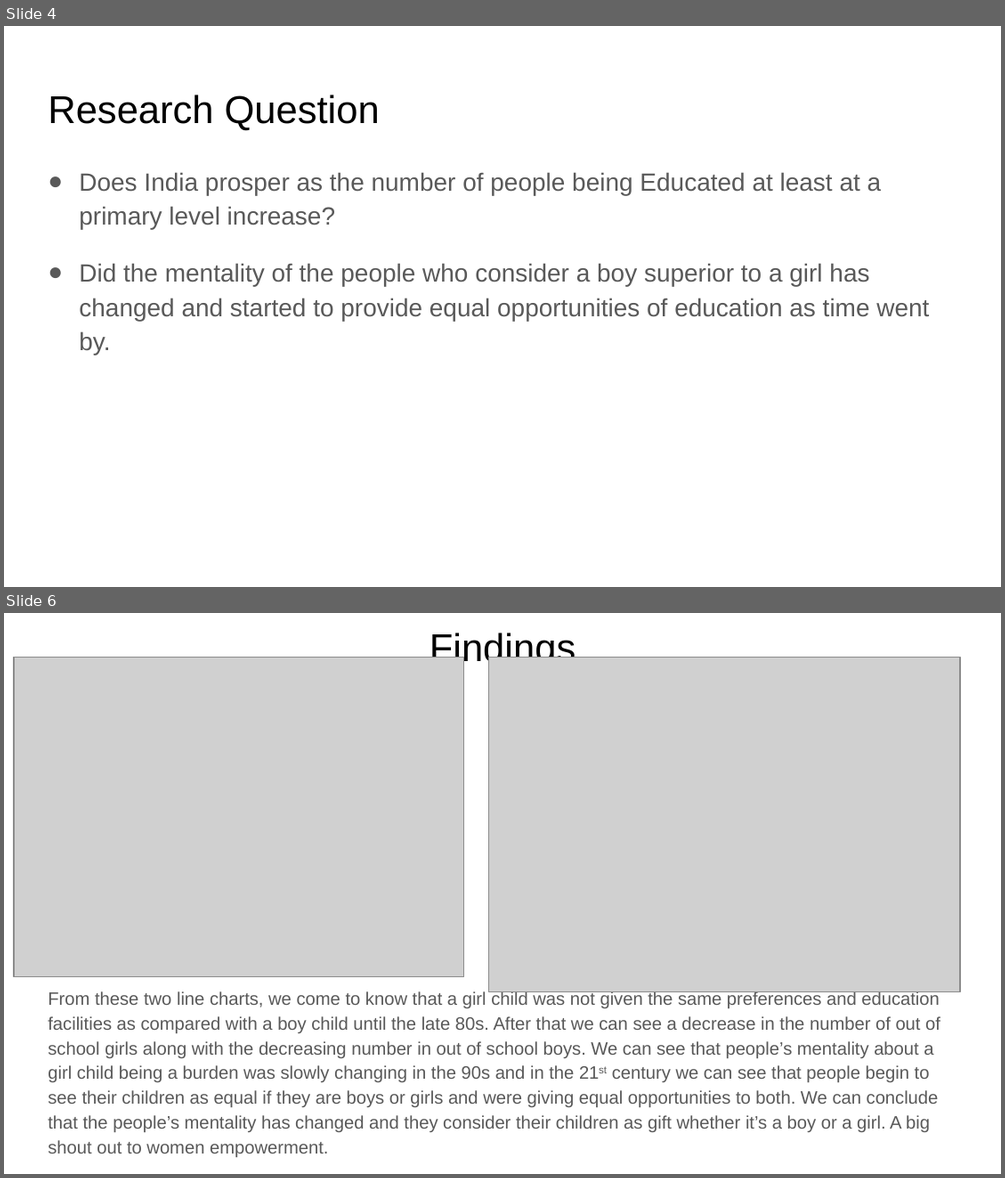
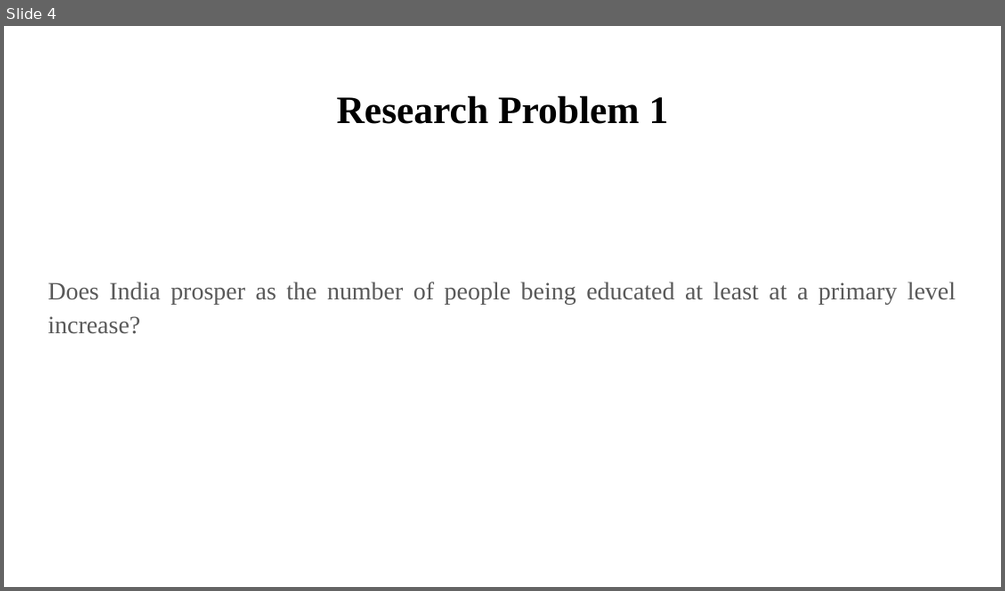
Before and after one commit to Rohithsoman/EdX-Python4DS, a slide deck: DSE 200X_ Mini Project Presentation - Rohith Soman.pptx. Shown one above the other, each under a label of ours: slides 4 and 6 before the commit, slide 4 after it; the slides between them are not shown. The pictures are 1005x1178 and 1005x591 pixels, drawn with LibreOffice and Linux fonts; fonts in the diff are those of the drawing; grey boxes stand for pictures. Boxes give left, top, right and bottom in pixels: in the first picture for what was removed or moved away, otherwise in the second. Text is boxed around its words. In the diff, an @@ line names an element or a change of style, - is before the commit and + after.

```diff
--- a/DSE 200X_ Mini Project Presentation - Rohith Soman.pptx
+++ b/DSE 200X_ Mini Project Presentation - Rohith Soman.pptx
@@ slide 6 removed at (x1=4, y1=613, x2=1001, y2=1174), background #FFFFFF @@
@@ title removed at (x1=429, y1=633, x2=576, y2=669) @@
-Findings
@@ picture removed at (x1=14, y1=657, x2=464, y2=977) @@
@@ picture removed at (x1=488, y1=657, x2=960, y2=992) @@
@@ text removed at (x1=48, y1=990, x2=940, y2=1157) @@
-From these two line charts, we come to know that a girl child was not given the same preferences and education facilities as compared with a boy child until the late 80s. After that we can see a decrease in the number of out of school girls along with the decreasing number in out of school boys. We can see that people’s mentality about a girl child being a burden was slowly changing in the 90s and in the 21st century we can see that people begin to see their children as equal if they are boys or girls and were giving equal opportunities to both. We can conclude that the people’s mentality has changed and they consider their children as gift whether it’s a boy or a girl. A big shout out to women empowerment.
@@ slide 4 changed as well @@
@@ title at (x1=337, y1=95, x2=669, y2=124): text changed; font Arial to Times New Roman; bold on @@
-Research Question
+Research Problem 1
@@ text at (x1=48, y1=281, x2=955, y2=334): text changed; font Arial to Times New Roman @@
-● Does India prosper as the number of people being Educated at least at a primary level increase?
-● Did the mentality of the people who consider a boy superior to a girl has changed and started to provide equal opportunities of education as time went by.
+Does India prosper as the number of people being educated at least at a primary level increase?
```
Also in this commit, not shown: 5 other slides changed, 4 slides added, 1 other slide removed.
